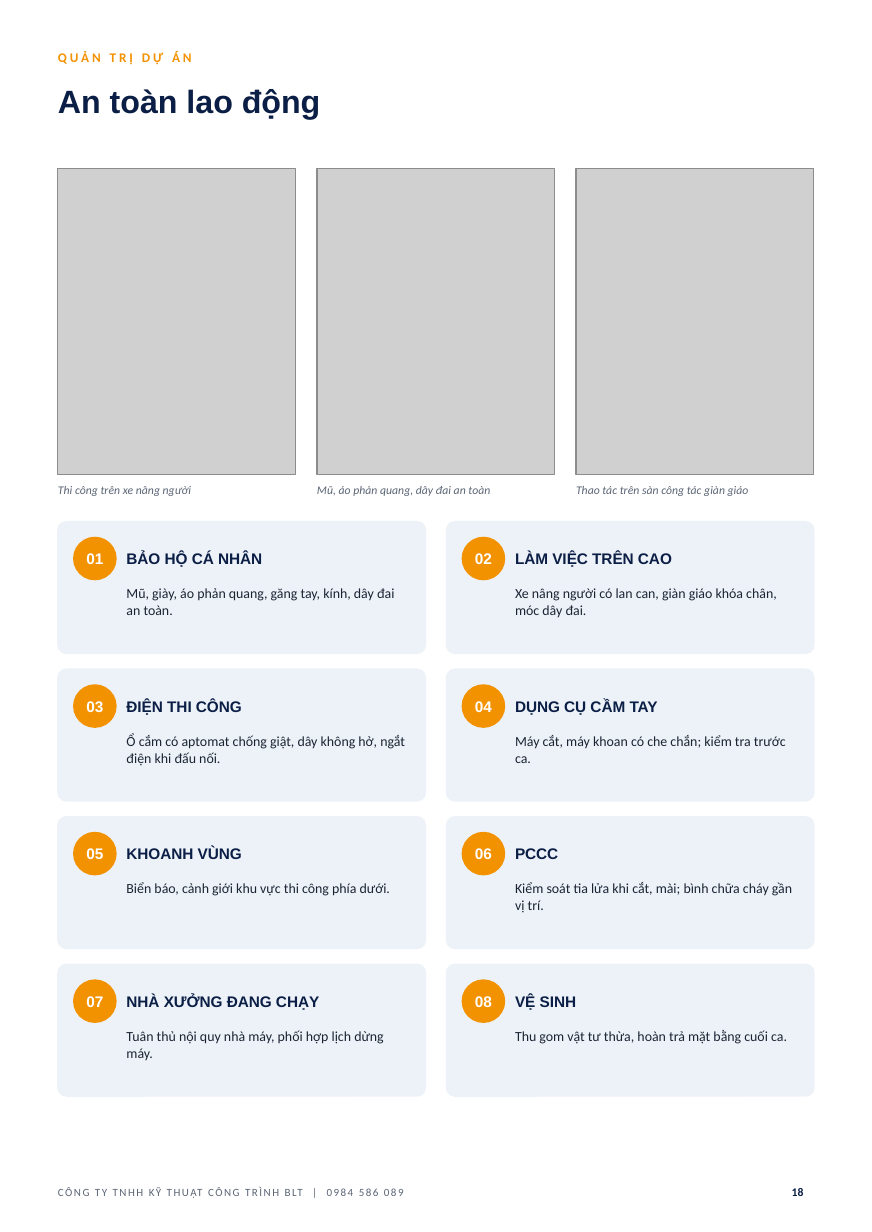
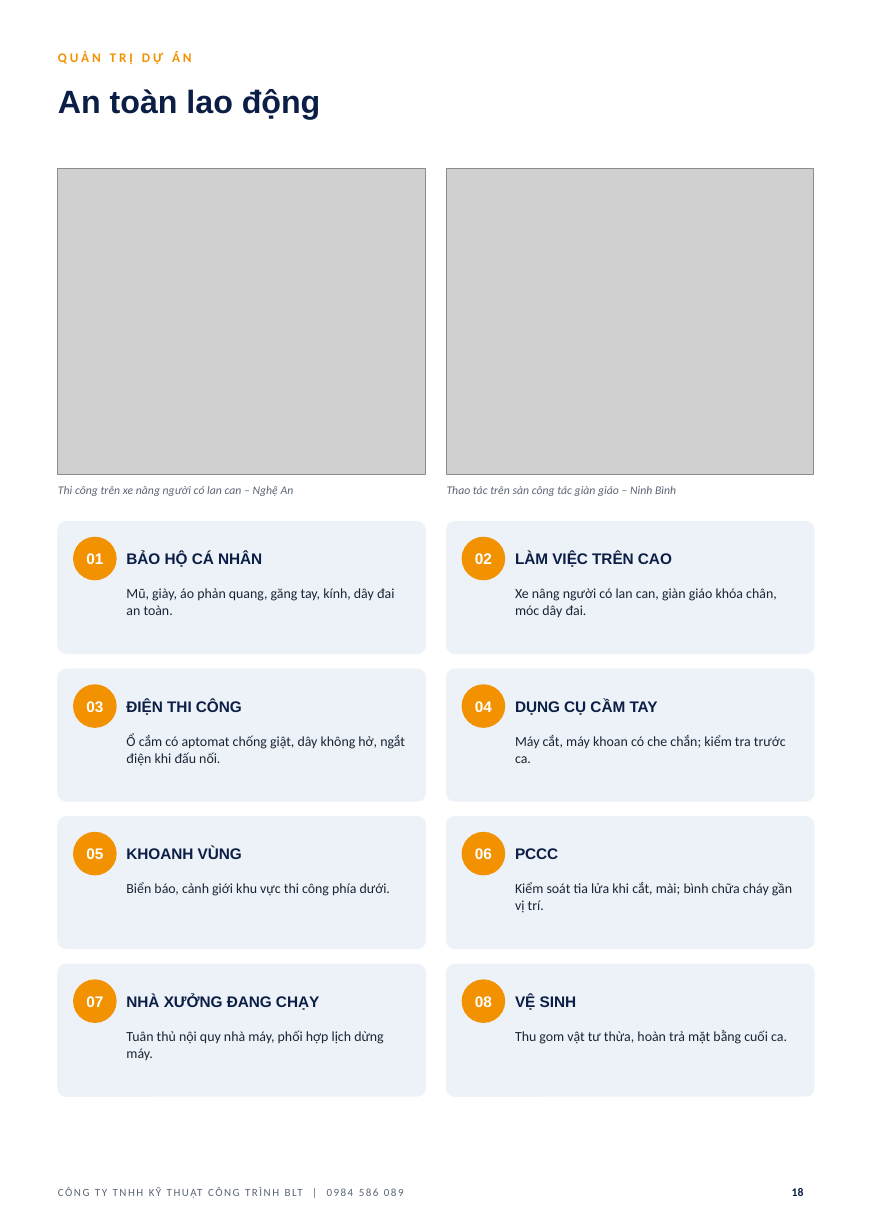
Before and after one commit to haquyenkl2-sys/C-NG-TY-CP-TH-NG-M-I-T-NG-H-P-MINH-PH-T, a slide deck: slide 18 of ho-so-nang-luc-BLT/HO_SO_NANG_LUC_BLT.pptx. Drawn at 872x1232 pixels with LibreOffice and Linux fonts; fonts in the diff are those of the drawing; grey boxes stand for pictures; background and template pictures are left out. Boxes give left, top, right and bottom in pixels: in the first picture for what was removed or moved away, otherwise in the second. Text is boxed around its words. In the diff, an @@ line names an element or a change of style, - is before the commit and + after.

```diff
--- a/ho-so-nang-luc-BLT/HO_SO_NANG_LUC_BLT.pptx
+++ b/ho-so-nang-luc-BLT/HO_SO_NANG_LUC_BLT.pptx
@@ picture: place and size @@
-picture at (58,169,296,474)
+picture at (58,169,425,474)
@@ picture removed at (317,169,556,474) @@
@@ picture: place and size @@
-picture at (576,169,814,474)
+picture at (447,169,814,474)
@@ text at (58,486,294,496): text changed @@
-Thi công trên xe nâng người
+Thi công trên xe nâng người có lan can – Nghệ An
@@ text removed at (317,486,490,496) @@
-Mũ, áo phản quang, dây đai an toàn
@@ text at (447,486,676,496): text changed @@
-Thao tác trên sàn công tác giàn giáo
+Thao tác trên sàn công tác giàn giáo – Ninh Bình
```
Also in this commit, not shown: 18 other slides changed, 4 other files.
